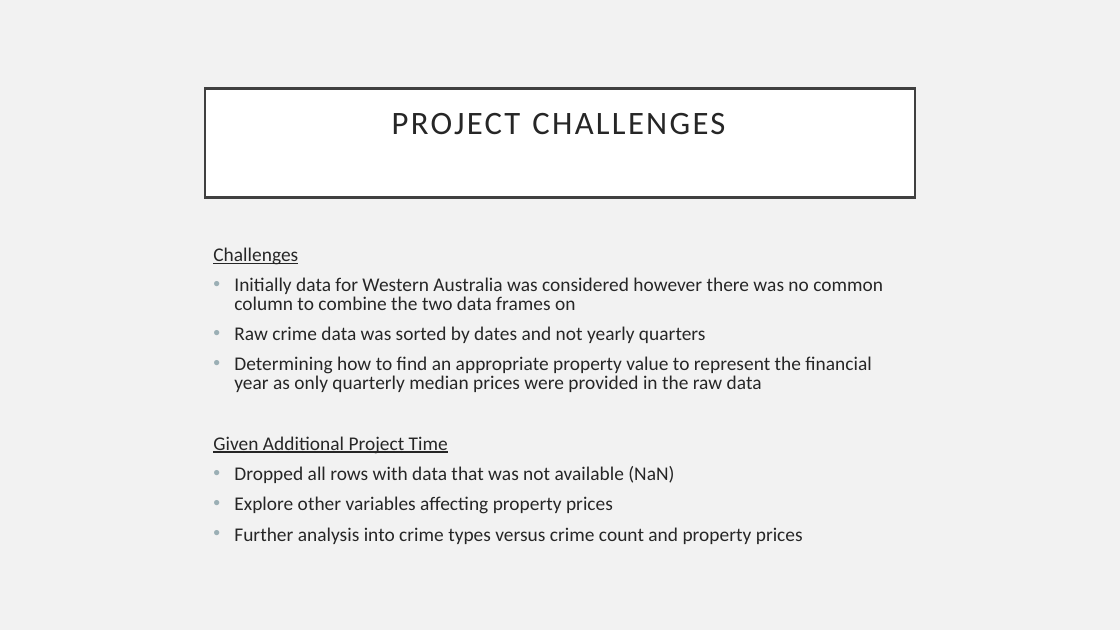
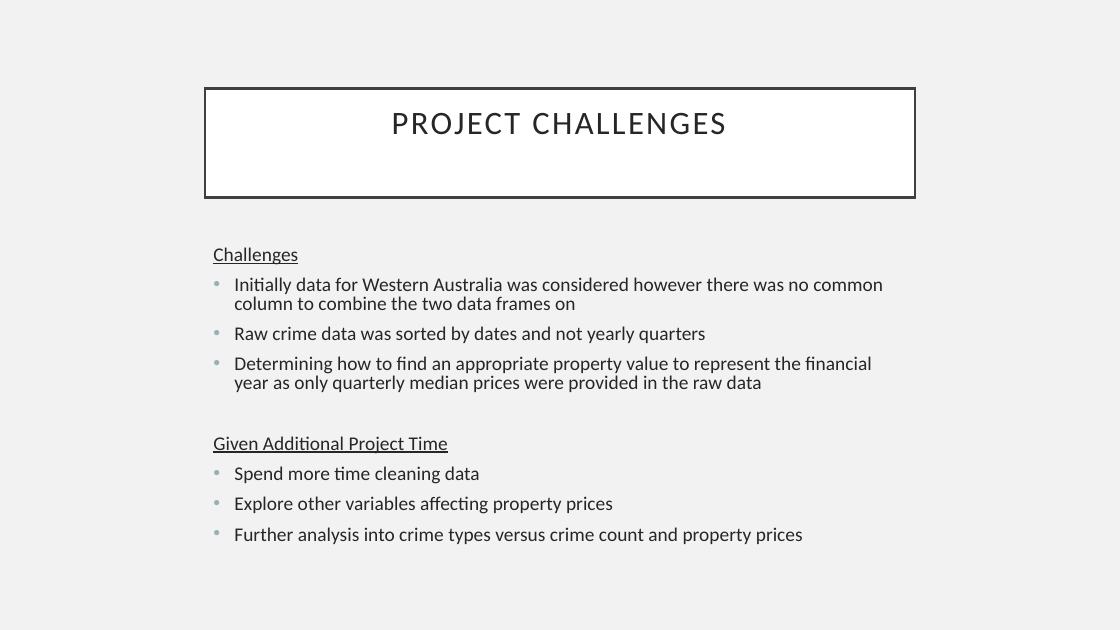
Before and after one commit to Sprettle/Chevrolet-Chilis, a slide deck: slide 14 of Project 1 Presentation FINAL.pptx. Drawn at 1120x630 pixels with LibreOffice and Linux fonts; fonts in the diff are those of the drawing. Boxes give left, top, right and bottom in pixels: in the first picture for what was removed or moved away, otherwise in the second. Text is boxed around its words. In the diff, an @@ line names an element or a change of style, - is before the commit and + after.

Commit message:
Edited Project Challenges slide

```diff
--- a/Project 1 Presentation FINAL.pptx
+++ b/Project 1 Presentation FINAL.pptx
@@ text at [234,466,480,484]: text changed @@
-• Dropped all rows with data that was not available (NaN)
+• Spend more time cleaning data
```
